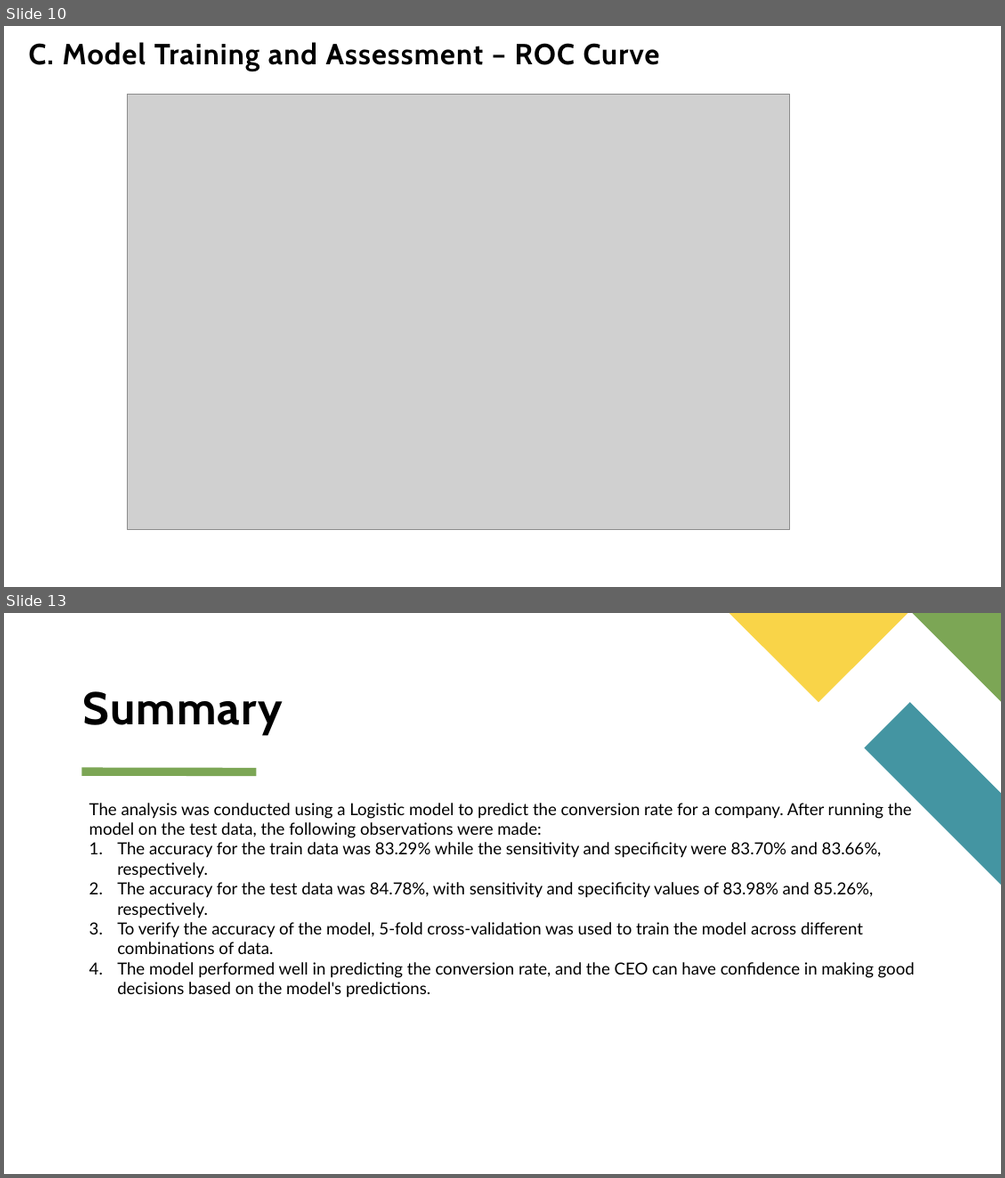
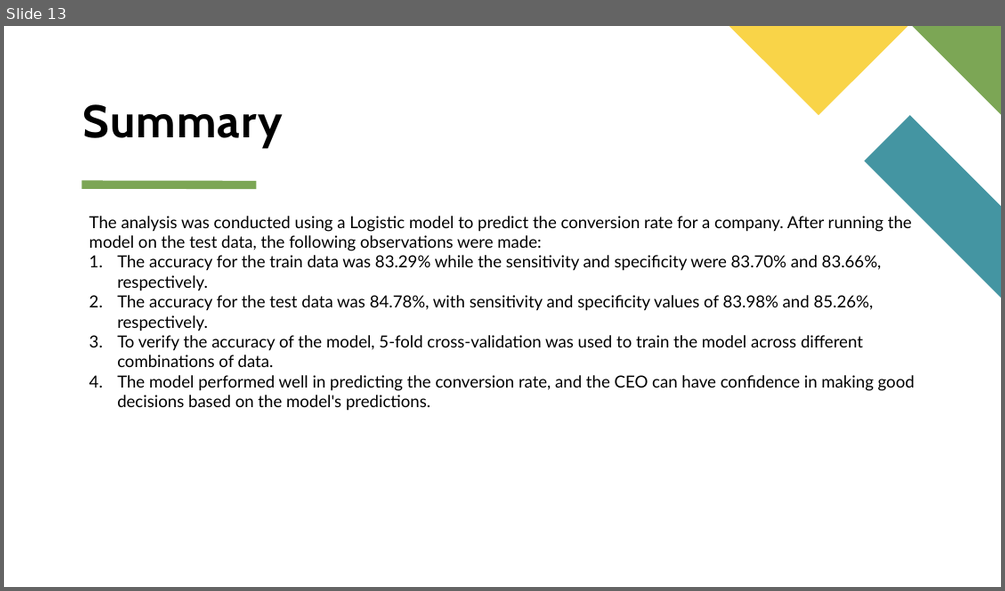
Before and after one commit to AJAnujsharma/LeadScoringCaseStudy, a slide deck: Lead Score Assignment.pptx. Shown one above the other, each under a label of ours: slides 10 and 13 before the commit, slide 13 after it; the slides between them are not shown. The pictures are 1005x1178 and 1005x591 pixels, drawn with LibreOffice and Linux fonts; fonts in the diff are those of the drawing; grey boxes stand for pictures. Boxes give left, top, right and bottom in pixels: in the first picture for what was removed or moved away, otherwise in the second. Text is boxed around its words. In the diff, an @@ line names an element or a change of style, - is before the commit and + after.

```diff
--- a/Lead Score Assignment.pptx
+++ b/Lead Score Assignment.pptx
@@ slide 10 removed at [4, 26, 1001, 587], background #FFFFFF @@
@@ title removed at [29, 42, 660, 71] @@
-C. Model Training and Assessment – ROC Curve
@@ picture removed at [128, 94, 790, 529] @@
```
Also in this commit, not shown: 5 slides changed, 1 slide added.
